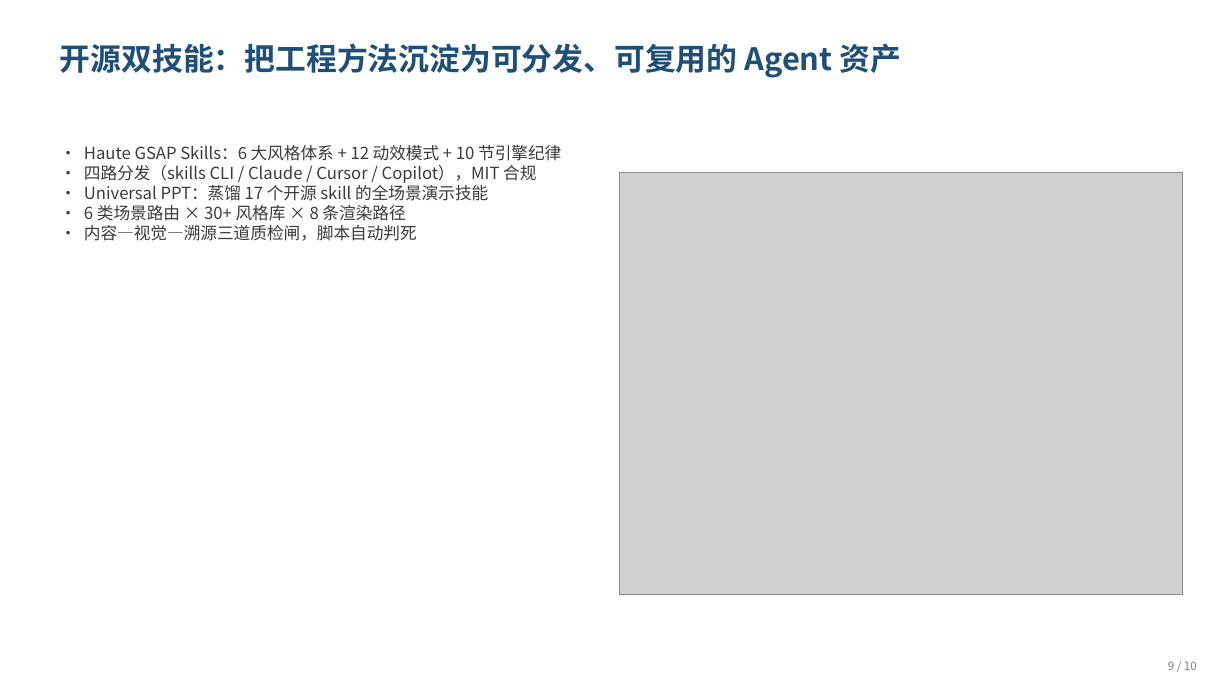
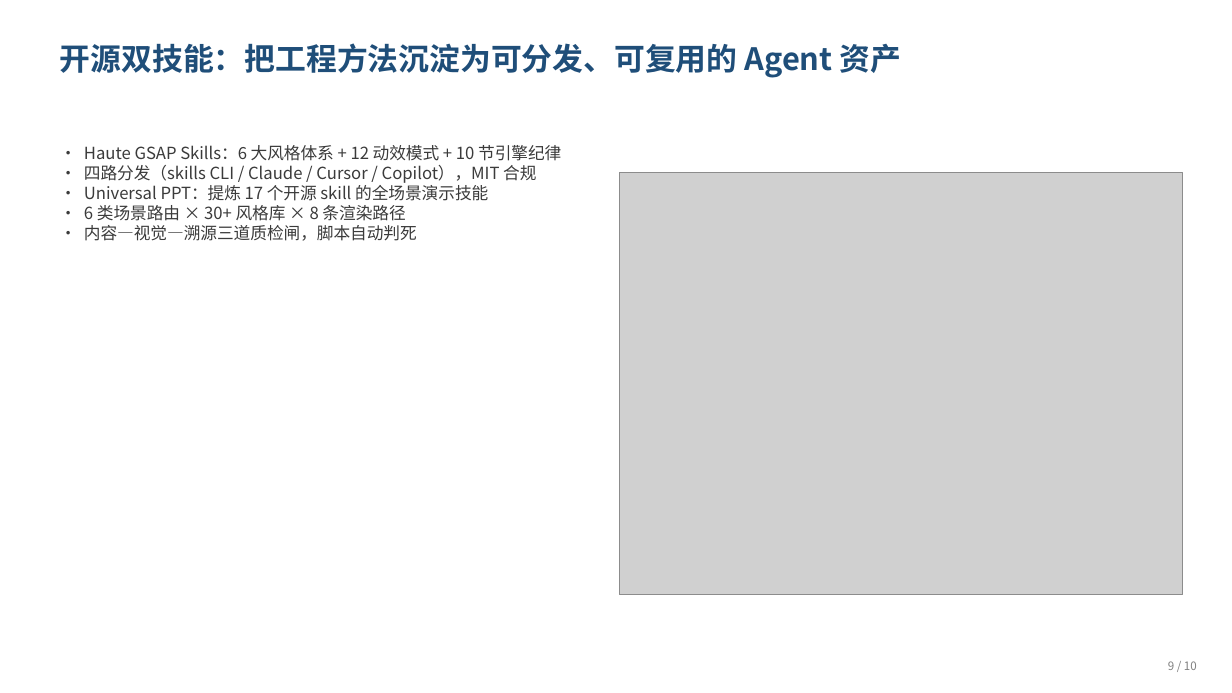
Before and after one commit to WJLGraph/universal-ppt-skills, a slide deck: slide 9 of example/workbuddy_Kimi-K3_个人信息介绍.pptx. Drawn at 1232x693 pixels with LibreOffice and Linux fonts; fonts in the diff are those of the drawing; grey boxes stand for pictures. Boxes give left, top, right and bottom in pixels: in the first picture for what was removed or moved away, otherwise in the second. Text is boxed around its words. In the diff, an @@ line names an element or a change of style, - is before the commit and + after.

Commit message:
替换 example deck 讲稿中的「蒸馏」为「提炼」

```diff
--- a/example/workbuddy_Kimi-K3_个人信息介绍.pptx
+++ b/example/workbuddy_Kimi-K3_个人信息介绍.pptx
@@ text at [84, 185, 488, 201]: text changed @@
-· Universal PPT：蒸馏 17 个开源 skill 的全场景演示技能
+· Universal PPT：提炼 17 个开源 skill 的全场景演示技能
```
Also in this commit, not shown: 3 other files.
